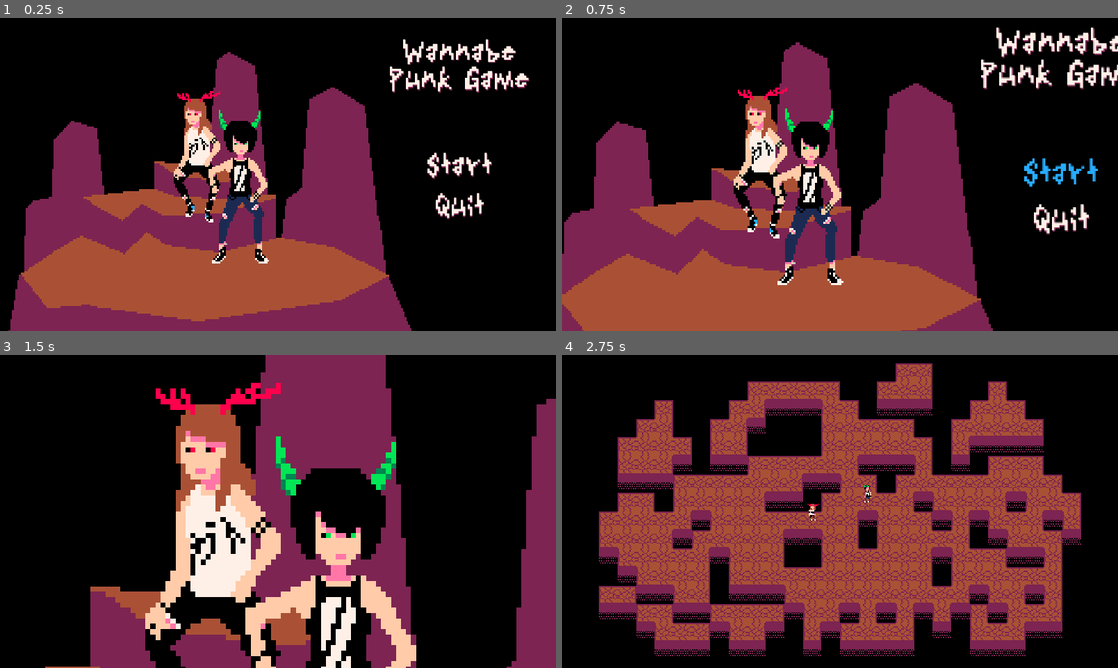
Above: before the commit, frames 1-4 (two rows, left to right).
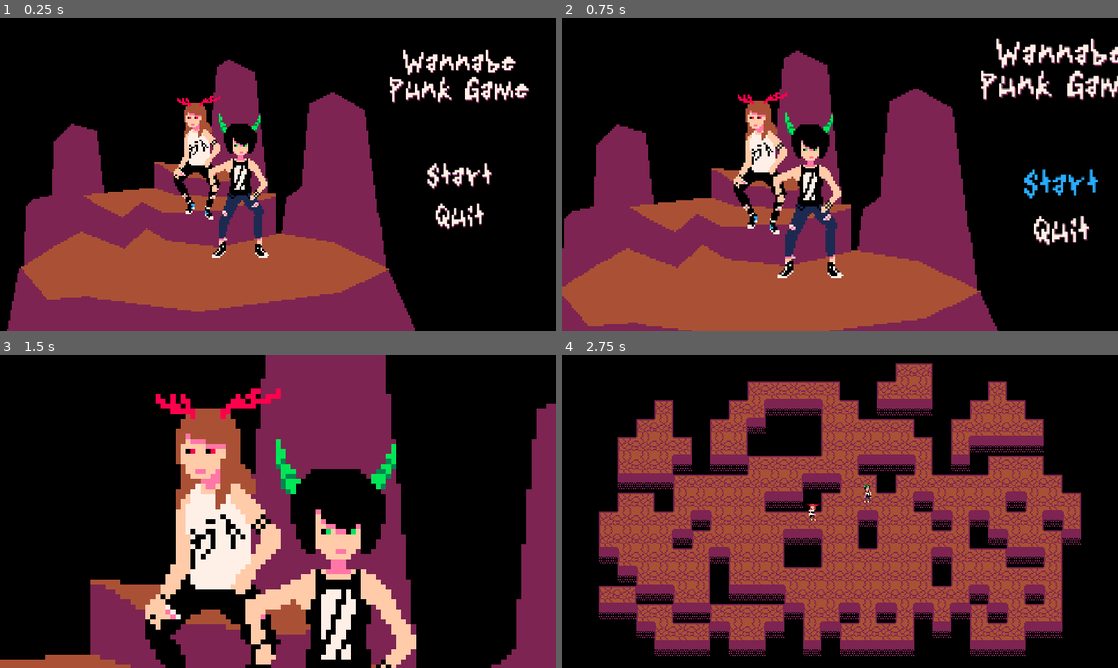
Above: after the commit, the same moments.

Repository: Dwyriel/WannabePunkGame
Game: Godot game, scene res://Scenes/GameMenu.tscn
The game is run twice, just before and just after one commit, with the same random seed, the same clock (stepped at 60 frames per second) and the same inputs.
Inputs (mouse positions are in pixels of both pictures, inside the frame that each line leads up to; where the layout moved, square brackets give the same spot in the first picture):
- Up to frame 1 (0.25 s): no input
- Up to frame 2 (0.75 s): click "Start" at 0.5 s
- Up to frame 3 (1.5 s): move the mouse to (400, 495) at 1.27 s; hold D (P0_Right) from 1.28 s (still down); tap Shift (P0_Dash) at 1.35 s
- Up to frame 4 (2.75 s): release D (P0_Right) at 2 s; click (778, 517) [778, 520] at 2 s

The runs differ from the first frame. In frame 1, 8.8% of the frame differs, in the area x 1-96%, y 6-100%; in frame 2, 9.6%, in the area x 0-100%, y 2-100%; in frame 3, 8.6%; in frame 4, nothing differs.

Commit message:
Fixed MainMenu Resolution

Diff:
--- a/Scenes/GameMenu.tscn
+++ b/Scenes/GameMenu.tscn
@@ -62,7 +62,7 @@
 
 [node name="Background" type="TextureRect" parent="."]
 margin_right = 1600.0
-margin_bottom = 960.0
+margin_bottom = 900.0
 texture = ExtResource( 1 )
 expand = true
 
@@ -147,9 +147,9 @@
 
 [node name="ReturnButton" type="TextureButton" parent="."]
 margin_left = 784.0
-margin_top = 245.0
+margin_top = 235.0
 margin_right = 824.0
-margin_bottom = 285.0
+margin_bottom = 275.0
 texture_normal = ExtResource( 12 )
 texture_hover = ExtResource( 11 )
 texture_focused = ExtResource( 11 )
@@ -157,9 +157,9 @@
 
 [node name="RedCharacterButton" type="TextureButton" parent="."]
 margin_left = 495.0
-margin_top = 234.0
+margin_top = 220.0
 margin_right = 640.0
-margin_bottom = 501.0
+margin_bottom = 470.0
 texture_normal = ExtResource( 7 )
 texture_hover = ExtResource( 6 )
 texture_disabled = ExtResource( 7 )
@@ -168,9 +168,9 @@
 
 [node name="GreenCharacterButton" type="TextureButton" parent="."]
 margin_left = 595.0
-margin_top = 288.0
+margin_top = 270.0
 margin_right = 775.0
-margin_bottom = 524.0
+margin_bottom = 490.0
 texture_normal = ExtResource( 9 )
 texture_hover = ExtResource( 10 )
 texture_disabled = ExtResource( 9 )
@@ -178,7 +178,7 @@
 expand = true
 
 [node name="Camera2D" type="Camera2D" parent="."]
-position = Vector2( 800, 480 )
+position = Vector2( 800, 450 )
 current = true
 script = ExtResource( 3 )
 EndZoom = Vector2( 0.3, 0.3 )
--- a/Scripts/CameraMainMenu.gd
+++ b/Scripts/CameraMainMenu.gd
@@ -4,11 +4,12 @@
 signal zooming_in_complete;
 signal zooming_out_complete;
 
-#Consts
-export var StartPos : Vector2 = Vector2(800, 480);
-export var EndPos : Vector2 = Vector2(620, 360);
+#Exports
+export var StartPos : Vector2 = Vector2(800, 450);
+export var EndPos : Vector2 = Vector2(620, 340);
 export var  StartZoom : Vector2 = Vector2.ONE;
 export var EndZoom : Vector2 = Vector2(.28, .28);
+export var interpolationSpeed : float = 1;
 
 #Variables
 enum CamStates { Idle, ZoomingIn, ZoomingOut };
